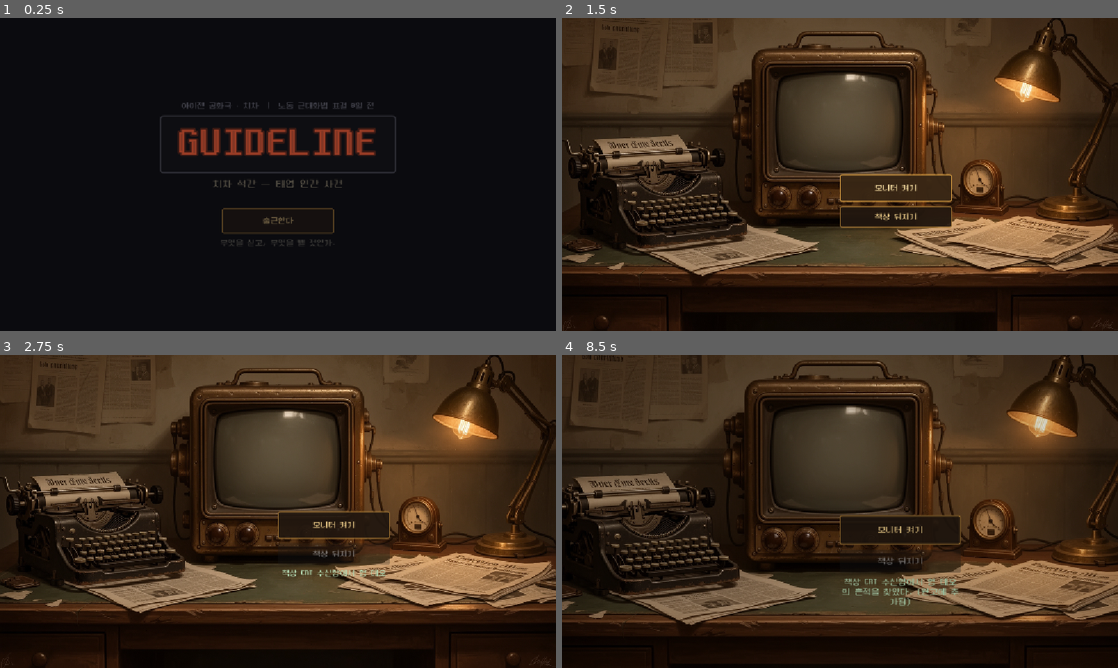
Above: before the commit, frames 1-4 (two rows, left to right).
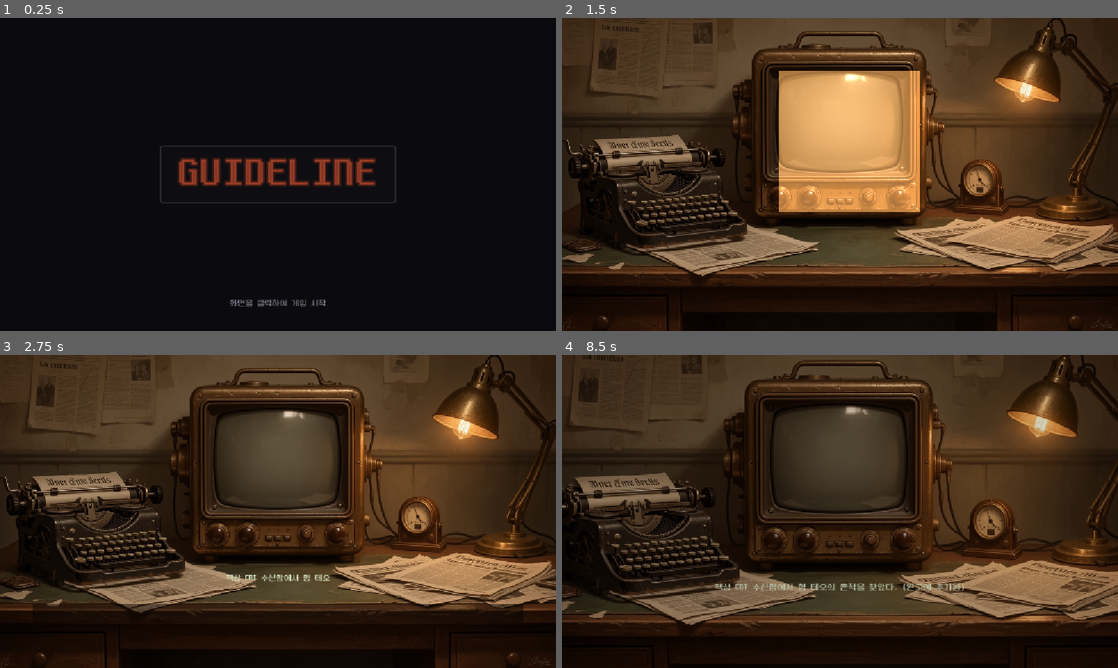
Above: after the commit, the same moments.

Repository: JiwonKim-kr/artificer-pipeline
Game: Godot game, scene res://scenes/main.tscn
Two runs of this game, one before a commit and one after it. Both use one fixed random seed, a clock stepped at 60 frames per second and the inputs below.
Inputs (mouse positions are in pixels of both pictures, inside the frame that each line leads up to; where the layout moved, square brackets give the same spot in the first picture):
- Up to frame 1 (0.25 s): no input
- Up to frame 2 (1.5 s): click (840, 174) [840, 221] at 0.5 s; click (840, 130) [895, 187] at 1.25 s
- Up to frame 3 (2.75 s): click (278, 639) [333, 555] at 2 s
- Up to frame 4 (8.5 s): click (840, 467) [895, 524] at 2.75 s; click "✉" at 3.5 s; click "☏" at 4.25 s; click "▤" at 5 s; click "✎" at 5.75 s; click "❝" at 6.5 s; click "◉" at 7.25 s; click "◀ 데스크" at 8 s

The runs differ from the first frame. In frame 1, 5.6% of the frame differs, in the area x 28-72%, y 26-93%; in frame 2, 13%, in the area x 39-71%, y 16-68%; in frame 3, 4.4%; in frame 4, 2.3%.

Commit message:
[play build] 타이틀 정리 + 데스크 핫스팟 + hover FX 씬(에디터 튜닝)
- 타이틀: GUIDELINE 네온만 남기고 부제·시작버튼·문구 제거, 하단 "화면을 클릭하여 게임 시작" 안내. 화면 아무 곳이나 클릭해 시작.
- 데스크: "모니터 켜기"·"책상 뒤지기" 버튼 제거 → 배경의 모니터/서랍 영역을 핫스팟 클릭으로(좌표 desk_bg 1152×648 실측 정합).
- hover 효과를 scenes/desk_fx.tscn(@tool · src/ui/desk_fx.gd)로 분리 → 화면 발광·서랍 그림자를 Godot 에디터에서 색·강도·위치로 튜닝. main.gd 가 hover 에 연동.

Co-Authored-By: Claude Opus 4.8 <noreply@anthropic.com>

Diff:
--- /dev/null
+++ b/scenes/desk_fx.tscn
@@ -0,0 +1,51 @@
+[gd_scene load_steps=4 format=3 uid="uid://b8deskfx0fx01"]
+
+[ext_resource type="Script" path="res://src/ui/desk_fx.gd" id="1_script"]
+[ext_resource type="Texture2D" path="res://assets/art/ui/main/desk_bg.png" id="2_bg"]
+
+[sub_resource type="CanvasItemMaterial" id="mat_add"]
+blend_mode = 1
+
+[node name="DeskFX" type="Control"]
+layout_mode = 3
+anchors_preset = 15
+anchor_right = 1.0
+anchor_bottom = 1.0
+grow_horizontal = 2
+grow_vertical = 2
+mouse_filter = 2
+script = ExtResource("1_script")
+
+[node name="EditorBg" type="TextureRect" parent="."]
+layout_mode = 1
+anchors_preset = 15
+anchor_right = 1.0
+anchor_bottom = 1.0
+grow_horizontal = 2
+grow_vertical = 2
+mouse_filter = 2
+texture = ExtResource("2_bg")
+stretch_mode = 6
+
+[node name="ScreenGlow" type="ColorRect" parent="."]
+material = SubResource("mat_add")
+layout_mode = 1
+anchors_preset = -1
+anchor_left = 0.39
+anchor_top = 0.17
+anchor_right = 0.645
+anchor_bottom = 0.62
+mouse_filter = 2
+self_modulate = Color(1, 1, 1, 0)
+color = Color(1, 0.72, 0.4, 1)
+
+[node name="DrawerShadow" type="ColorRect" parent="."]
+layout_mode = 1
+anchors_preset = -1
+anchor_left = 0.06
+anchor_top = 0.795
+anchor_right = 0.94
+anchor_bottom = 0.855
+mouse_filter = 2
+self_modulate = Color(1, 1, 1, 0)
+color = Color(0.03, 0.02, 0.015, 1)
--- /dev/null
+++ b/src/ui/desk_fx.gd
@@ -0,0 +1,72 @@
+@tool
+extends Control
+## 데스크 hover 시각 효과 — 에디터에서 직접 튜닝하는 오버레이.
+##   ScreenGlow : 모니터 화면 발광(Add 블렌드 앰버)
+##   DrawerShadow : 서랍 살짝 열림 그림자
+## 실행 시 main.gd 가 이 씬을 인스턴스하고, 핫스팟 hover 에 따라 set_screen_on()/set_drawer_open() 호출.
+##
+## ▶ 에디터에서 튜닝하는 법:
+##   1) scenes/desk_fx.tscn 을 더블클릭해 연다(배경 desk_bg 가 참고로 보임).
+##   2) 인스펙터에서 아래 Preview 를 켜면 효과가 즉시 미리보기됨.
+##   3) ScreenGlow / DrawerShadow 노드를 2D 뷰에서 드래그해 위치·크기 조절,
+##      또는 아래 색/강도 값을 슬라이더로 조절. 저장하면 게임에 반영.
+
+@export_group("Preview (에디터 전용)")
+## 켜면 에디터에서 화면 발광을 미리 본다(실행에는 영향 없음).
+@export var preview_screen_on := false:
+	set(v):
+		preview_screen_on = v
+		_apply()
+## 켜면 에디터에서 서랍 그림자를 미리 본다.
+@export var preview_drawer_open := false:
+	set(v):
+		preview_drawer_open = v
+		_apply()
+
+@export_group("화면 발광")
+@export var screen_glow_color := Color(1.0, 0.72, 0.40):
+	set(v):
+		screen_glow_color = v
+		_apply()
+## 발광 강도(= 오버레이 불투명도). 0=꺼짐, 1=최대.
+@export_range(0.0, 1.0) var screen_glow_energy := 0.6:
+	set(v):
+		screen_glow_energy = v
+		_apply()
+
+@export_group("서랍 그림자")
+@export_range(0.0, 1.0) var drawer_shadow_alpha := 0.5:
+	set(v):
+		drawer_shadow_alpha = v
+		_apply()
+
+var _screen_on := false
+var _drawer_on := false
+
+func _ready() -> void:
+	if not Engine.is_editor_hint():
+		# 런타임에는 에디터용 배경 참조를 숨긴다(실게임 desk_bg 가 이미 깔려 있음).
+		var bg := get_node_or_null("EditorBg")
+		if bg != null:
+			bg.visible = false
+	_apply()
+
+## main.gd 가 hover 에 따라 호출.
+func set_screen_on(on: bool) -> void:
+	_screen_on = on
+	_apply()
+
+func set_drawer_open(on: bool) -> void:
+	_drawer_on = on
+	_apply()
+
+func _apply() -> void:
+	var glow := get_node_or_null("ScreenGlow")
+	if glow != null:
+		var on_s := _screen_on or (Engine.is_editor_hint() and preview_screen_on)
+		glow.color = screen_glow_color
+		glow.self_modulate = Color(1, 1, 1, screen_glow_energy if on_s else 0.0)
+	var drawer := get_node_or_null("DrawerShadow")
+	if drawer != null:
+		var on_d := _drawer_on or (Engine.is_editor_hint() and preview_drawer_open)
+		drawer.self_modulate = Color(1, 1, 1, drawer_shadow_alpha if on_d else 0.0)
--- a/src/ui/main.gd
+++ b/src/ui/main.gd
@@ -95,6 +95,7 @@
 var _pressure_label: Label
 var _branch_label: Label
 var _desk_search_btn: Button
+var _desk_fx: Control            # desk_fx.tscn 인스턴스(화면 발광·서랍 그림자 — 에디터 튜닝)
 var _desk_note: Label
 var _f16_shown: bool = false
 var _informant_body: VBoxContainer  # 정보원 패널 스크롤 본문(턴별 갱신 대상)
@@ -171,11 +172,6 @@
 	box.grow_vertical = Control.GROW_DIRECTION_BOTH
 	box.add_theme_constant_override("separation", 12)
 	_title_view.add_child(box)
-	var date_line := Label.new()
-	date_line.text = "아이젠 공화국 · 치차  |  노동 근대화법 표결 8일 전"
-	date_line.horizontal_alignment = HORIZONTAL_ALIGNMENT_CENTER
-	date_line.add_theme_color_override("font_color", Color(0.5, 0.5, 0.56))
-	box.add_child(date_line)
 	# 네온 표지판: 어두운 금속판 위에 글자별 네온관. N(TITLE_FLICKER_IDX)만 지직거리며,
 	# 꺼진 순간 GUIDE / LI E — 'LIE' 가 드러난다.
 	var sign := PanelContainer.new()
@@ -205,26 +201,33 @@
 	var sign_wrap := CenterContainer.new()
 	sign_wrap.add_child(sign)
 	box.add_child(sign_wrap)
-	var sub := Label.new()
-	sub.text = TITLE_SUB
-	sub.horizontal_alignment = HORIZONTAL_ALIGNMENT_CENTER
-	sub.add_theme_font_size_override("font_size", 20)
-	sub.add_theme_color_override("font_color", Color(0.62, 0.58, 0.48))
-	box.add_child(sub)
-	var pad := Control.new()
-	pad.custom_minimum_size = Vector2(0, 16)
-	box.add_child(pad)
-	var start := _desk_button("출근한다", 52)
-	start.name = "StartButton"
-	start.pressed.connect(_start_game)
-	var wrap := CenterContainer.new()
-	wrap.add_child(start)
-	box.add_child(wrap)
-	var hint := Label.new()
-	hint.text = "무엇을 싣고, 무엇을 뺄 것인가."
-	hint.horizontal_alignment = HORIZONTAL_ALIGNMENT_CENTER
-	hint.add_theme_color_override("font_color", Color(0.45, 0.44, 0.4))
-	box.add_child(hint)
+	# 타이틀 외 요소(부제·안내 문구·시작 버튼)는 모두 제거. 화면 아무 곳이나 클릭하면 시작.
+	var starter := Button.new()
+	starter.flat = true
+	starter.set_anchors_and_offsets_preset(Control.PRESET_FULL_RECT)
+	var _empty := StyleBoxEmpty.new()
+	starter.add_theme_stylebox_override("normal", _empty)
+	starter.add_theme_stylebox_override("hover", _empty)
+	starter.add_theme_stylebox_override("pressed", _empty)
+	starter.add_theme_stylebox_override("focus", _empty)
+	starter.pressed.connect(_start_game)
+	_title_view.add_child(starter)
+	# 하단 안내 문구(회색 소글씨) — 클릭 유도.
+	var click_hint := Label.new()
+	click_hint.text = "화면을 클릭하여 게임 시작"
+	click_hint.horizontal_alignment = HORIZONTAL_ALIGNMENT_CENTER
+	click_hint.add_theme_font_size_override("font_size", 16)
+	click_hint.add_theme_color_override("font_color", Color(0.5, 0.5, 0.55))
+	click_hint.mouse_filter = Control.MOUSE_FILTER_IGNORE
+	click_hint.anchor_left = 0.0
+	click_hint.anchor_right = 1.0
+	click_hint.anchor_top = 0.90
+	click_hint.anchor_bottom = 0.96
+	click_hint.offset_left = 0.0
+	click_hint.offset_right = 0.0
+	click_hint.offset_top = 0.0
+	click_hint.offset_bottom = 0.0
+	_title_view.add_child(click_hint)
 	box.modulate = Color(1, 1, 1, 0)
 	var tw := create_tween()
 	tw.tween_property(box, "modulate:a", 1.0, 0.9).set_trans(Tween.TRANS_QUAD).set_ease(Tween.EASE_OUT)
@@ -301,22 +304,64 @@
 		_desk.add_child(cr)
 	_desk.add_child(bg)
 
-	var box := VBoxContainer.new()
-	box.set_anchors_and_offsets_preset(Control.PRESET_CENTER)
-	box.add_theme_constant_override("separation", 10)
-	_desk.add_child(box)
-	var btn := _desk_button("모니터 켜기", 56)
-	btn.name = "MonitorButton"
-	btn.pressed.connect(_enter_screen)
-	box.add_child(btn)
-	_desk_search_btn = _desk_button("책상 뒤지기", 44)
-	_desk_search_btn.pressed.connect(_search_desk)
-	box.add_child(_desk_search_btn)
+	# hover 효과(화면 발광·서랍 그림자)는 에디터 편집용 씬으로 분리 → desk_fx.tscn.
+	# 색·강도·위치는 그 씬을 Godot 에디터에서 열어 조절한다(코드 수정 불필요).
+	var fx_ps: PackedScene = _res("res://scenes/desk_fx.tscn") as PackedScene
+	if fx_ps != null:
+		_desk_fx = fx_ps.instantiate()
+		_desk.add_child(_desk_fx)
+
+	# 버튼을 없애고, 배경의 모니터/책상 하단부 자체를 클릭 영역(핫스팟)으로 쓴다.
+	# hover 시 desk_fx 효과가 켜지고, 클릭 시 진입/책상 뒤지기.
+	# 좌표는 desk_bg.png(1152×648, 뷰포트와 1:1) 실측. TV 중심 (0.51,0.35)=MONITOR_FOCUS 검증.
+	var monitor_hot := _desk_hotspot(Rect2(0.339, 0.081, 0.320, 0.559))  # CRT 모니터 · 좌 -5px·우 -30px·위 -20px
+	monitor_hot.name = "MonitorHotspot"
+	monitor_hot.pressed.connect(_enter_screen)
+	monitor_hot.mouse_entered.connect(func() -> void: if _desk_fx: _desk_fx.set_screen_on(true))
+	monitor_hot.mouse_exited.connect(func() -> void: if _desk_fx: _desk_fx.set_screen_on(false))
+	_desk.add_child(monitor_hot)
+	var drawer_hot := _desk_hotspot(Rect2(0.03, 0.82, 0.94, 0.175))  # 책상 하단부(서랍 전면)
+	drawer_hot.name = "DrawerHotspot"
+	drawer_hot.pressed.connect(_search_desk)
+	drawer_hot.mouse_entered.connect(func() -> void: if _desk_fx: _desk_fx.set_drawer_open(true))
+	drawer_hot.mouse_exited.connect(func() -> void: if _desk_fx: _desk_fx.set_drawer_open(false))
+	_desk.add_child(drawer_hot)
 	_desk_note = Label.new()
-	_desk_note.add_theme_color_override("font_color", Color(0.7, 0.85, 0.7))
+	_desk_note.add_theme_color_override("font_color", Color(0.85, 0.9, 0.78))
 	_desk_note.horizontal_alignment = HORIZONTAL_ALIGNMENT_CENTER
 	_desk_note.autowrap_mode = TextServer.AUTOWRAP_WORD_SMART
-	box.add_child(_desk_note)
+	_desk_note.mouse_filter = Control.MOUSE_FILTER_IGNORE
+	_desk_note.anchor_left = 0.15
+	_desk_note.anchor_right = 0.85
+	_desk_note.anchor_top = 0.70
+	_desk_note.anchor_bottom = 0.78
+	_desk_note.offset_left = 0.0
+	_desk_note.offset_right = 0.0
+	_desk_note.offset_top = 0.0
+	_desk_note.offset_bottom = 0.0
+	_desk.add_child(_desk_note)
+
+## 데스크 핫스팟: 배경 위 특정 영역(모니터·서랍)을 투명 버튼으로 덮는다.
+## r = 뷰포트 비율 (left, top, width, height). 평소 무투명, hover 시 반투명 회색 채움.
+func _desk_hotspot(r: Rect2) -> Button:
+	var b := Button.new()
+	# ⚠ flat=true 면 Button 이 어떤 StyleBox 도 그리지 않아 hover 테두리가 안 보인다.
+	# flat 은 끄고 normal 만 StyleBoxEmpty(투명) → hover 시 테두리 stylebox 가 정상 렌더.
+	b.anchor_left = r.position.x
+	b.anchor_top = r.position.y
+	b.anchor_right = r.position.x + r.size.x
+	b.anchor_bottom = r.position.y + r.size.y
+	b.offset_left = 0.0
+	b.offset_top = 0.0
+	b.offset_right = 0.0
+	b.offset_bottom = 0.0
+	# hover 피드백은 이제 desk_fx 오버레이(화면 발광·서랍 그림자)가 담당 → 버튼 자체는 무투명.
+	var empty := StyleBoxEmpty.new()
+	b.add_theme_stylebox_override("normal", empty)
+	b.add_theme_stylebox_override("hover", empty)
+	b.add_theme_stylebox_override("pressed", empty)
+	b.add_theme_stylebox_override("focus", empty)
+	return b
 
 ## 데스크 버튼: 기본 테마의 반투명 회색 패널은 디젤펑크 배경과 톤이 어긋난다.
 ## 황동 테두리 + 어두운 바켈라이트 면으로 스타일 가이드(§2 재질)에 맞춘다.
@@ -676,8 +721,6 @@
 		_refresh_blocks()
 		_refresh_informant()  # F15 단서가 정보원 패널에도 등장
 		_desk_rummage_fx("책상 CRT 수신함에서 형 테오의 흔적을 찾았다. (원고에 추가됨)", true)
-		if _desk_search_btn != null:
-			_desk_search_btn.disabled = true
 	else:
 		_desk_rummage_fx("책상엔 더 뒤질 게 없다.", false)
 
Not shown, added: src/ui/desk_fx.gd.uid
